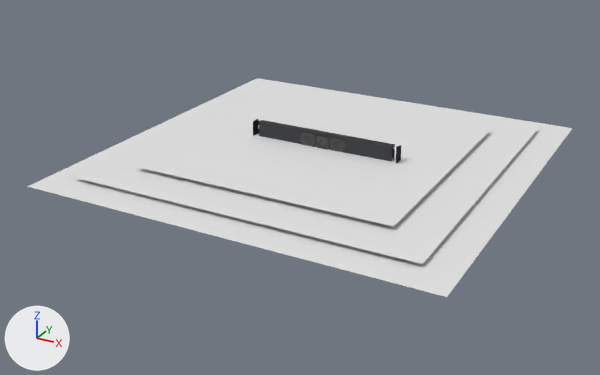
The glTF model assets/models/decor/decorC1.glb, before and after one commit.
Before and after are seen from a 50 mm lens placed at (2.23, -4.37, 1.84), pointed at (-0.08, -0.17, -0.26). Lighting does not change. The marker at lower left points along +X, +Y and +Z. Where no turn or scale is listed for an object, it has been applied to the vertices.

Script lines for the objects in view, before the commit:
```python
me_body1 = bpy.data.meshes.new('Body1')
me_body1.from_pydata(...)  # 2311 vertices, 3807 faces; spans x -0.468..0.468, y -0.022..0.032, z -0.06..0.06
me_body1.materials.append(mat_opaque_202_209_238)  # dark grey #525358
me_plane = bpy.data.meshes.new('Plane')
me_plane.from_pydata([(-0.82, -0.82, 0.0), (0.82, -0.82, 0.0), (-0.82, 0.82, 0.0), (0.82, 0.82, 0.0)], [], [(0, 1, 3), (0, 3, 2)])
me_plane_001 = bpy.data.meshes.new('Plane.001')
me_plane_001.from_pydata([(-1.27, -1.27, 0.0), (1.27, -1.27, 0.0), (-1.27, 1.27, 0.0), (1.27, 1.27, 0.0)], [], [(0, 1, 3), (0, 3, 2)])
me_plane_002 = bpy.data.meshes.new('Plane.002')
me_plane_002.from_pydata([(-1.08, -1.08, 0.0), (1.08, -1.08, 0.0), (-1.08, 1.08, 0.0), (1.08, 1.08, 0.0)], [], [(0, 1, 3), (0, 3, 2)])
ob_housing = bpy.data.objects.new('housing', me_body1)
ob_housing.location = (0.0, 0.0, 0.0)
ob_plane = bpy.data.objects.new('Plane', me_plane)
ob_plane.location = (0.0, 0.0, -0.037)
ob_plane_001 = bpy.data.objects.new('Plane.001', me_plane_001)
ob_plane_001.location = (0.0, 0.0, -0.086)
ob_plane_002 = bpy.data.objects.new('Plane.002', me_plane_002)
ob_plane_002.location = (0.0, 0.0, -0.063)
```
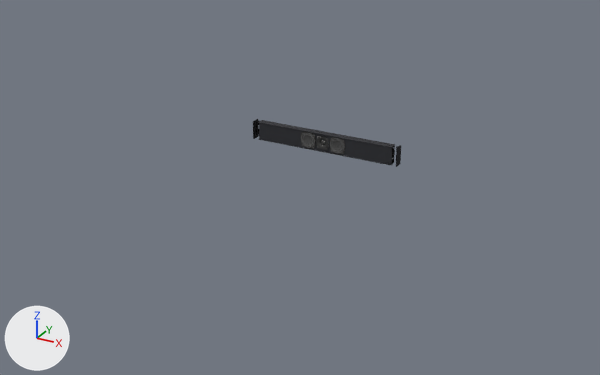
Changed parts and their boxes (x1, y1, x2, y2) in the pictures (600 x 375 px):
'Plane', deleted
    before: (138, 95, 490, 227)
'Plane.002', deleted
    before: (75, 85, 538, 264)
'Plane.001', deleted
    before: (27, 78, 572, 297)

The change, as a list of edits to the scene's bpy script:
```text
Remove ob_plane:
    ob_plane = bpy.data.objects.new('Plane', me_plane)
    ob_plane.location = (0.0, 0.0, -0.037)
Remove ob_plane_001:
    ob_plane_001 = bpy.data.objects.new('Plane.001', me_plane_001)
    ob_plane_001.location = (0.0, 0.0, -0.086)
Remove ob_plane_002:
    ob_plane_002 = bpy.data.objects.new('Plane.002', me_plane_002)
    ob_plane_002.location = (0.0, 0.0, -0.063)
```
